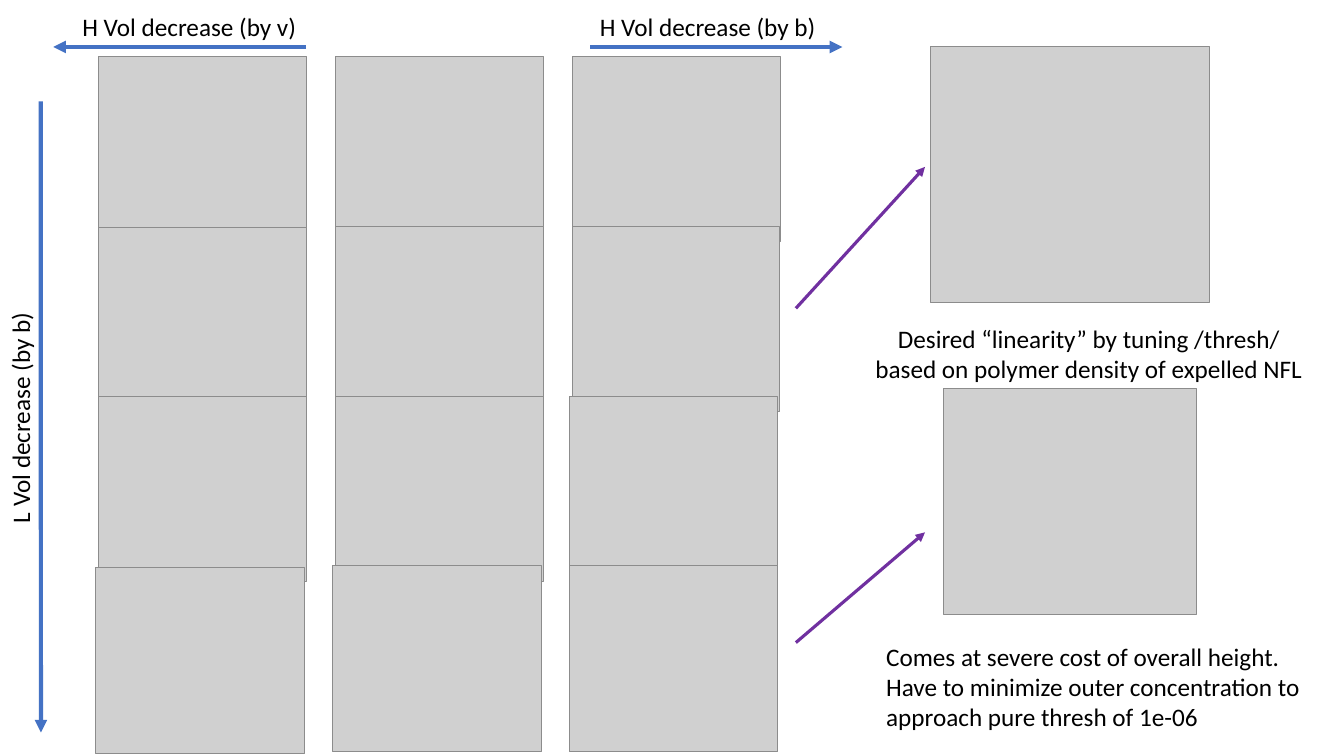
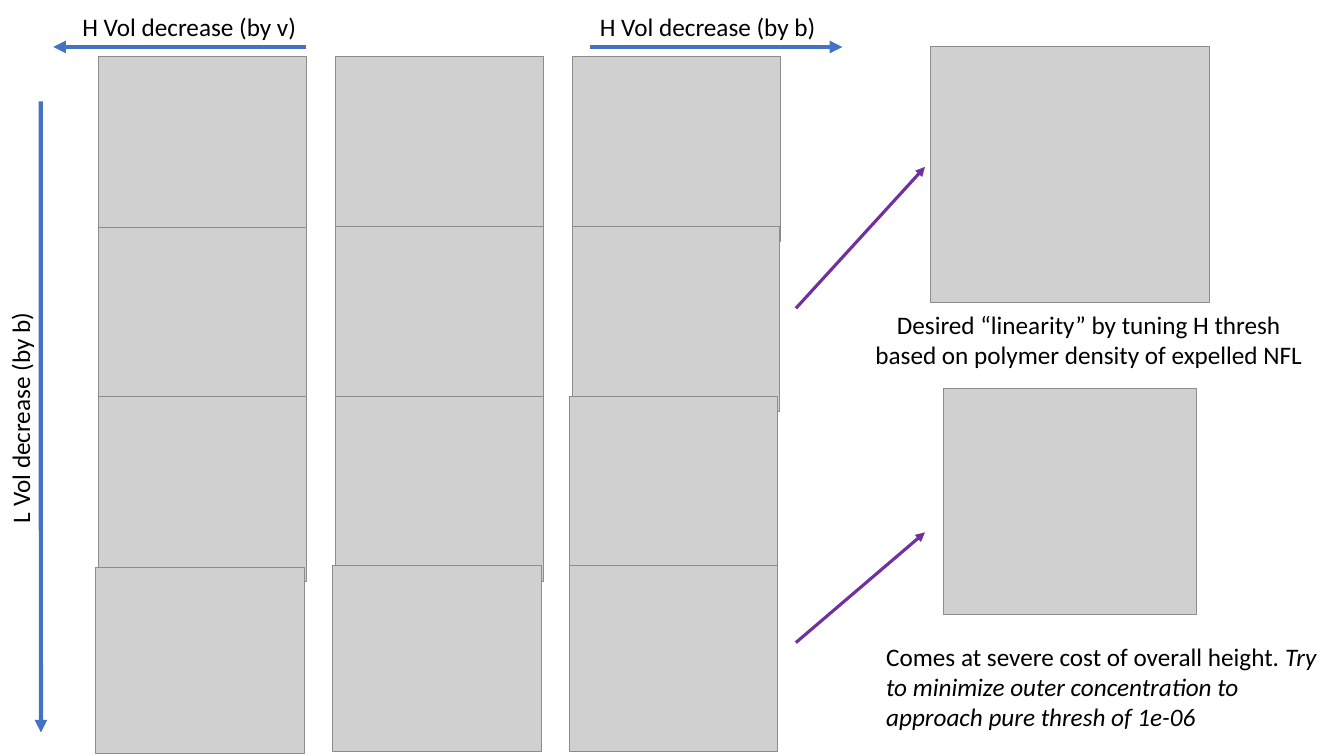
Before and after one commit to tyokokur/presentations, a slide deck: slide 7 of 20230420 EAD Update.pptx. Drawn at 1344x756 pixels with LibreOffice and Linux fonts; fonts in the diff are those of the drawing; grey boxes stand for pictures. Boxes give left, top, right and bottom in pixels: in the first picture for what was removed or moved away, otherwise in the second. Text is boxed around its words. In the diff, an @@ line names an element or a change of style, - is before the commit and + after.

```diff
--- a/20230420 EAD Update.pptx
+++ b/20230420 EAD Update.pptx
@@ text at [875,316,1301,368]: text changed @@
-Desired “linearity” by tuning /thresh/ based on polymer density of expelled NFL
+Desired “linearity” by tuning H thresh based on polymer density of expelled NFL
@@ text at [886,648,1316,730]: text changed; italic on @@
-Comes at severe cost of overall height. Have to minimize outer concentration to approach pure thresh of 1e-06
+Comes at severe cost of overall height. Try to minimize outer concentration to approach pure thresh of 1e-06
```
Also in this commit, not shown: 1 other slide changed, 1 slide added.
